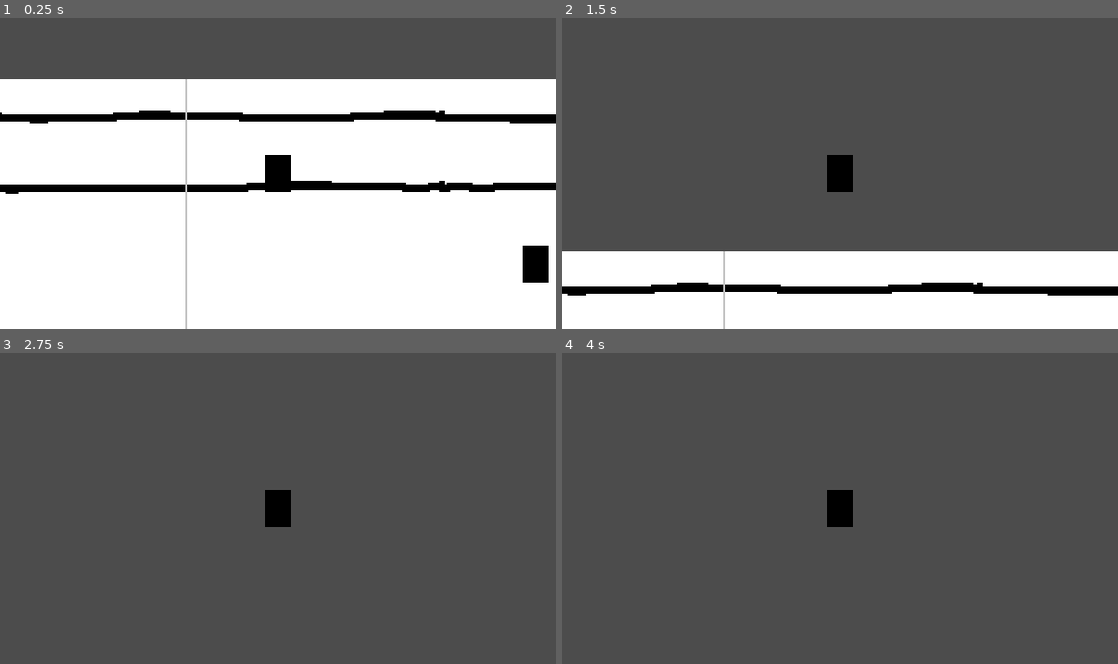
Above: before the commit, frames 1-4 (two rows, left to right).
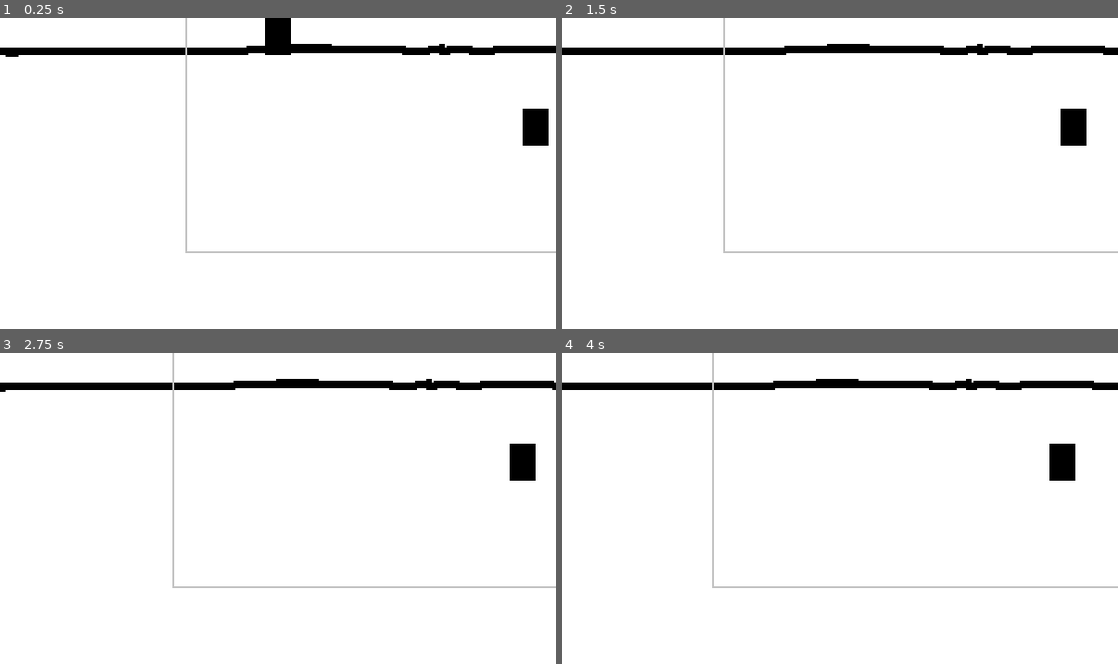
Above: after the commit, the same moments.

Repository: EdBarrancos/Operation_Ai_pain
Game: Godot game, scene res://Scenes/World.tscn
The game is run twice, just before and just after one commit, with the same random seed, the same clock (stepped at 60 frames per second) and the same inputs.
Inputs:
- Up to frame 1 (0.25 s): no input
- Up to frame 2 (1.5 s): tap Enter at 0.5 s; hold D (RIGHT) 0.53-1.28 s; tap T (TEST) at 0.6, 1.35 s; hold S (DOWN) from 1.28 s (still down)
- Up to frame 3 (2.75 s): release S (DOWN) at 2.03 s; hold D (RIGHT) from 2.03 s (still down); tap T (TEST) at 2.1 s
- Up to frame 4 (4 s): tap Space at 2.75 s; release D (RIGHT) at 2.78 s; hold W (UP) 2.78-3.53 s; tap T (TEST) at 2.85, 3.6 s; tap Enter at 3.5 s; hold A (LEFT) from 3.53 s (still down)

The runs differ from the first frame. In frame 1, 26% of the frame differs, in the area x 0-100%, y 0-100%; in frame 2, 78%; in frame 3, 100%; in frame 4, 100%.

Commit message:
Add CameraLimits

Diff:
--- a/OperationAi/Player/Scripts/PlayerCamera2D.gd
+++ b/OperationAi/Player/Scripts/PlayerCamera2D.gd
@@ -3,7 +3,7 @@
 export var playerPath: NodePath
 var player
 
-export var uperLimit = 300
+export var upperLimit = 300
 export var lowerLimit = -300
 export var rightLimit = 168
 export var leftLimit = -168
@@ -12,6 +12,10 @@
 # Called when the node enters the scene tree for the first time.
 func _ready():
 	player = get_node(playerPath)
+	limit_bottom = lowerLimit
+	limit_top = upperLimit
+	limit_left = leftLimit
+	limit_right = rightLimit
 
 
 func _process(delta):
@@ -19,3 +23,9 @@
 
 func Follow():
 	global_position = player.global_position
+
+func UpdateX(value):
+	global_position.x = value
+
+func UpdateY(value):
+	global_position.y = value
--- a/OperationAi/Scenes/Room.tscn
+++ b/OperationAi/Scenes/Room.tscn
@@ -14,4 +14,9 @@
 position = Vector2( 50.0008, 51.149 )
 
 [node name="PlayerCamera2D" parent="." instance=ExtResource( 3 )]
+scale = Vector2( 0.538674, 0.0815217 )
 playerPath = NodePath("../Player")
+upperLimit = 40
+lowerLimit = 322
+rightLimit = 275
+leftLimit = -275
